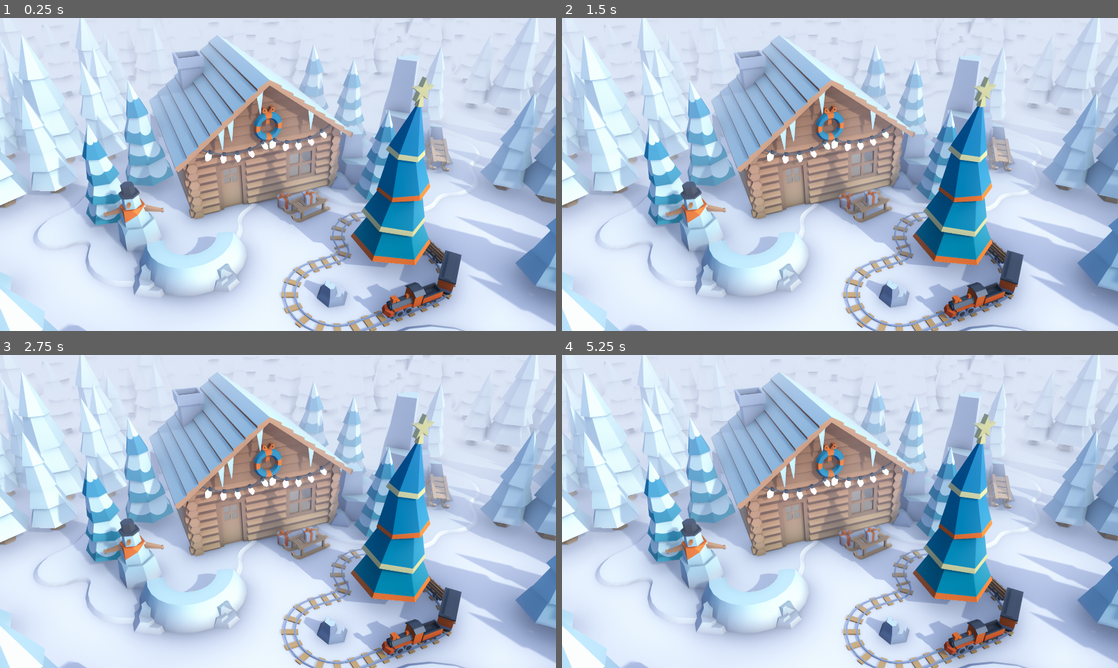
Above: before the commit, frames 1-4 (two rows, left to right).
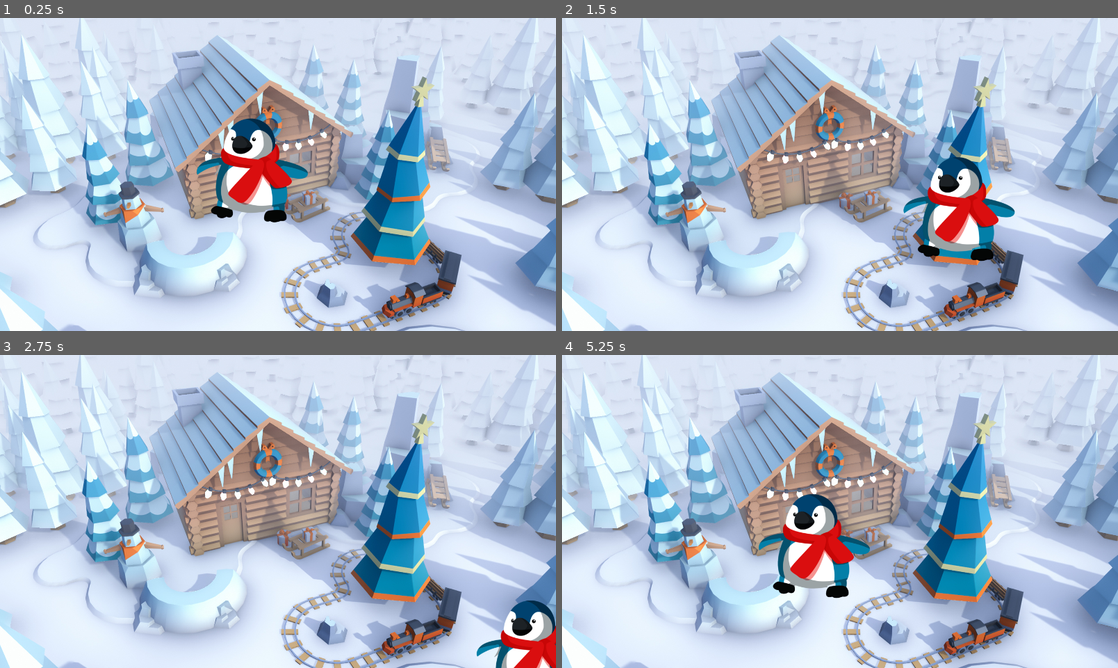
Above: after the commit, the same moments.

Repository: Dynastyy511/MAIN-JULIA-FINAL
Game: Godot game, scene res://world.tscn
Two runs of this game, one before a commit and one after it. Both use one fixed random seed, a clock stepped at 60 frames per second and the inputs below. Before the commit the project has no main scene; this scene is started directly in both runs.
Inputs:
- Up to frame 1 (0.25 s): no input
- Up to frame 2 (1.5 s): tap Enter at 0.5 s; hold Right (move_right, bound only after the commit) 0.53-1.28 s; hold Down (move_down, bound only after the commit) from 1.28 s (still down)
- Up to frame 3 (2.75 s): release Down (move_down, bound only after the commit) at 2.03 s; hold Right (move_right, bound only after the commit) from 2.03 s (still down)
- Up to frame 4 (5.25 s): release Right (move_right, bound only after the commit) at 2.78 s; hold Up (move_up, bound only after the commit) 2.78-3.53 s; hold Left (move_left, bound only after the commit) 3.53-5.03 s; hold Down (move_down, bound only after the commit) from 5.03 s (still down)

The runs differ from the first frame. In frame 1, 3.6% of the frame differs, in the area x 35-56%, y 32-66%; in frame 2, 3.5%; in frame 3, 2.0%; in frame 4, 3.7%, in the area x 35-56%, y 44-78%.

Commit message:
Player Scene Completed :)

Diff:
--- /dev/null
+++ b/player.gd
@@ -0,0 +1,25 @@
+extends Area2D
+
+@export var speed = 400
+
+func _ready():
+	pass # Replace with function body.
+
+
+
+func _process(delta):
+	var velocity = Vector2.ZERO
+
+	if Input.is_action_pressed("move_right"):
+		velocity.x += 1
+	if Input.is_action_pressed("move_left"):
+		velocity.x -= 1
+	if Input.is_action_pressed("move_up"):
+		velocity.y -= 1
+	if Input.is_action_pressed("move_down"):
+		velocity.y += 1
+
+	if velocity.length() > 0:
+		velocity = velocity.normalized() * delta
+
+	position += velocity * speed
--- /dev/null
+++ b/player.tscn
@@ -0,0 +1,19 @@
+[gd_scene load_steps=4 format=3 uid="uid://dh0h8jk7608de"]
+
+[ext_resource type="Script" path="res://player.gd" id="1_dcjgo"]
+[ext_resource type="Texture2D" uid="uid://vs551jdj25r0" path="res://assets/player.png" id="2_ebxck"]
+
+[sub_resource type="RectangleShape2D" id="RectangleShape2D_mw1hi"]
+size = Vector2(241.5, 232.5)
+
+[node name="Player" type="Area2D"]
+script = ExtResource("1_dcjgo")
+
+[node name="Sprite2D" type="Sprite2D" parent="."]
+position = Vector2(522.75, 315.5)
+scale = Vector2(0.821149, 0.802778)
+texture = ExtResource("2_ebxck")
+
+[node name="CollisionShape2D" type="CollisionShape2D" parent="."]
+position = Vector2(525, 316.25)
+shape = SubResource("RectangleShape2D_mw1hi")
--- a/project.godot
+++ b/project.godot
@@ -11,8 +11,32 @@
 [application]
 
 config/name="Your-Name-Performance-Task"
+run/main_scene="res://world.tscn"
 config/features=PackedStringArray("4.1", "Forward Plus")
 
 [display]
 
 window/stretch/mode="canvas_items"
+
+[input]
+
+move_right={
+"deadzone": 0.5,
+"events": [Object(InputEventKey,"resource_local_to_scene":false,"resource_name":"","device":-1,"window_id":0,"alt_pressed":false,"shift_pressed":false,"ctrl_pressed":false,"meta_pressed":false,"pressed":false,"keycode":0,"physical_keycode":4194321,"key_label":0,"unicode":0,"echo":false,"script":null)
+]
+}
+move_left={
+"deadzone": 0.5,
+"events": [Object(InputEventKey,"resource_local_to_scene":false,"resource_name":"","device":-1,"window_id":0,"alt_pressed":false,"shift_pressed":false,"ctrl_pressed":false,"meta_pressed":false,"pressed":false,"keycode":0,"physical_keycode":4194319,"key_label":0,"unicode":0,"echo":false,"script":null)
+]
+}
+move_up={
+"deadzone": 0.5,
+"events": [Object(InputEventKey,"resource_local_to_scene":false,"resource_name":"","device":-1,"window_id":0,"alt_pressed":false,"shift_pressed":false,"ctrl_pressed":false,"meta_pressed":false,"pressed":false,"keycode":0,"physical_keycode":4194320,"key_label":0,"unicode":0,"echo":false,"script":null)
+]
+}
+move_down={
+"deadzone": 0.5,
+"events": [Object(InputEventKey,"resource_local_to_scene":false,"resource_name":"","device":-1,"window_id":0,"alt_pressed":false,"shift_pressed":false,"ctrl_pressed":false,"meta_pressed":false,"pressed":false,"keycode":0,"physical_keycode":4194322,"key_label":0,"unicode":0,"echo":false,"script":null)
+]
+}
--- a/world.tscn
+++ b/world.tscn
@@ -1,6 +1,7 @@
-[gd_scene load_steps=2 format=3 uid="uid://duemjd0qhekrw"]
+[gd_scene load_steps=3 format=3 uid="uid://duemjd0qhekrw"]
 
 [ext_resource type="Texture2D" uid="uid://bwmny50vdxvr1" path="res://assets/wallpaperCabin.jpg" id="1_85gfb"]
+[ext_resource type="PackedScene" uid="uid://dh0h8jk7608de" path="res://player.tscn" id="2_nqkxx"]
 
 [node name="World" type="Node2D"]
 
@@ -8,3 +9,5 @@
 scale = Vector2(0.61, 0.61)
 texture = ExtResource("1_85gfb")
 centered = false
+
+[node name="Player" parent="." instance=ExtResource("2_nqkxx")]
